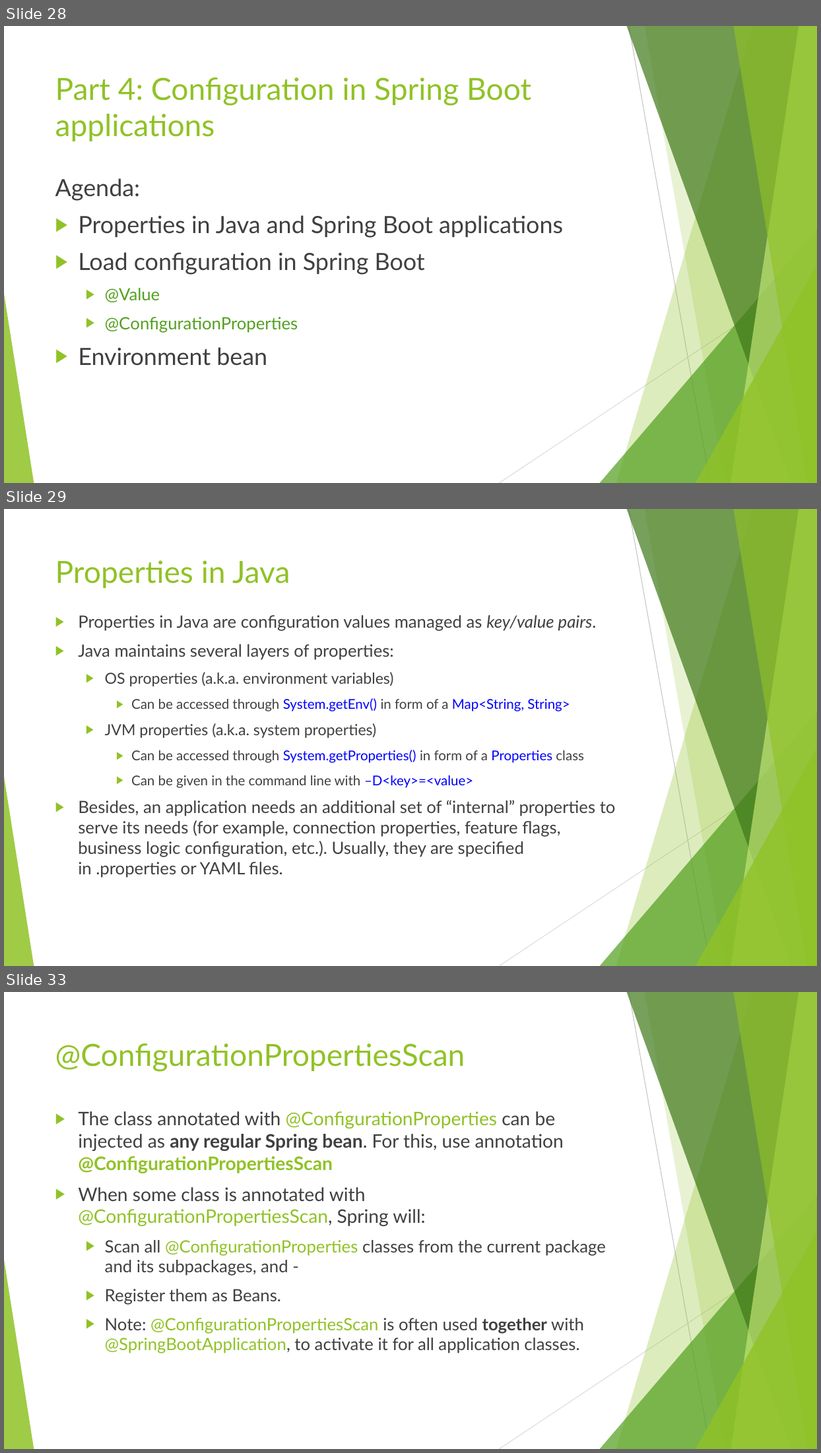
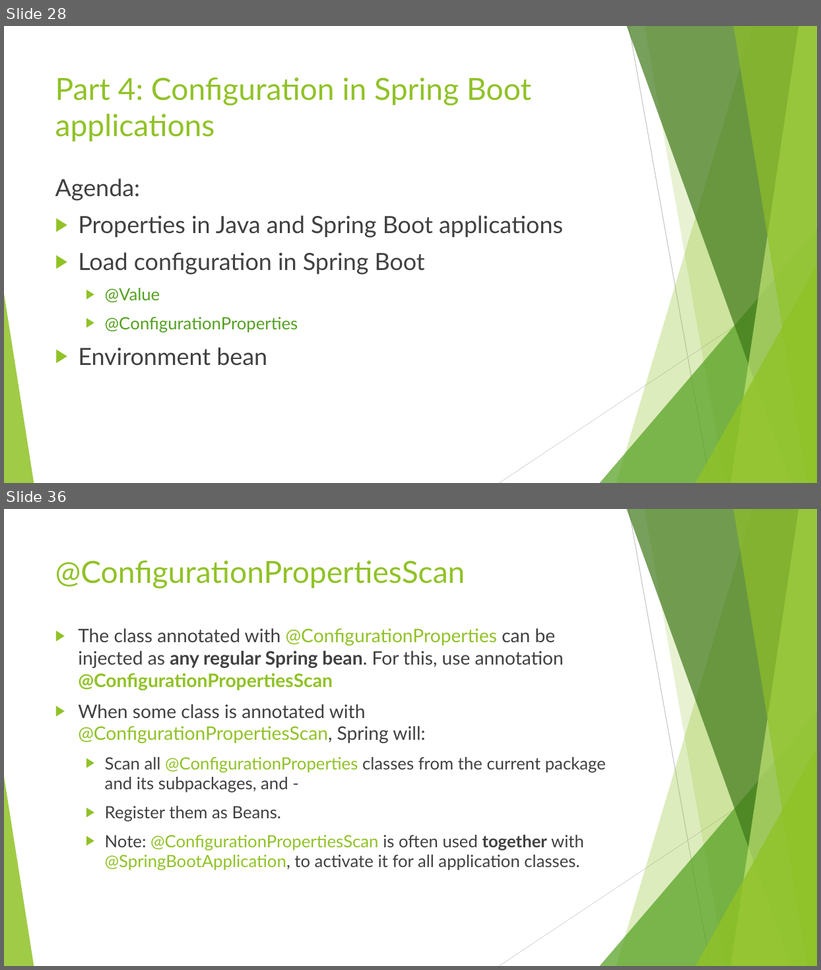
Before and after one commit to ybensman/SpringMicroserviceDemo, a slide deck: Spring_Beginners_2_SpringBootForMS.pptx. Shown one above the other, each under a label of ours: slides 28, 29 and 33 before the commit, slides 28 and 36 after it; the slides between them are not shown. The pictures are 821x1453 and 821x970 pixels, drawn with LibreOffice and Linux fonts; fonts in the diff are those of the drawing. Boxes give left, top, right and bottom in pixels: in the first picture for what was removed or moved away, otherwise in the second. Text is boxed around its words. In the diff, an @@ line names an element or a change of style, - is before the commit and + after.

Commit message:
Some fixes for configuration and validation

```diff
--- a/Spring_Beginners_2_SpringBootForMS.pptx
+++ b/Spring_Beginners_2_SpringBootForMS.pptx
@@ slide 29 removed at box(4, 509, 817, 966), background #FFFFFF; not listed: 10 template elements that a slide beside it also shows @@
@@ title removed at box(55, 560, 290, 588) @@
-Properties in Java
@@ text removed at box(78, 615, 616, 878) @@
-▶ Properties in Java are configuration values managed as key/value pairs.
-▶ Java maintains several layers of properties:
-  ▶ OS properties (a.k.a. environment variables)
-    ▶ Can be accessed through System.getEnv() in form of a Map<String, String>
-  ▶ JVM properties (a.k.a. system properties)
-    ▶ Can be accessed through System.getProperties() in form of a Properties class
-    ▶ Can be given in the command line with –D<key>=<value>
-▶ Besides, an application needs an additional set of “internal” properties to serve its needs (for example, connection properties, feature flags, business logic configuration, etc.). Usually, they are specified in .properties or YAML files.
@@ what was slide 33 is now slide 36 @@
```
Also in this commit, not shown: 9 slides changed, 13 slides added, 2 other slides removed, 4 other files.
